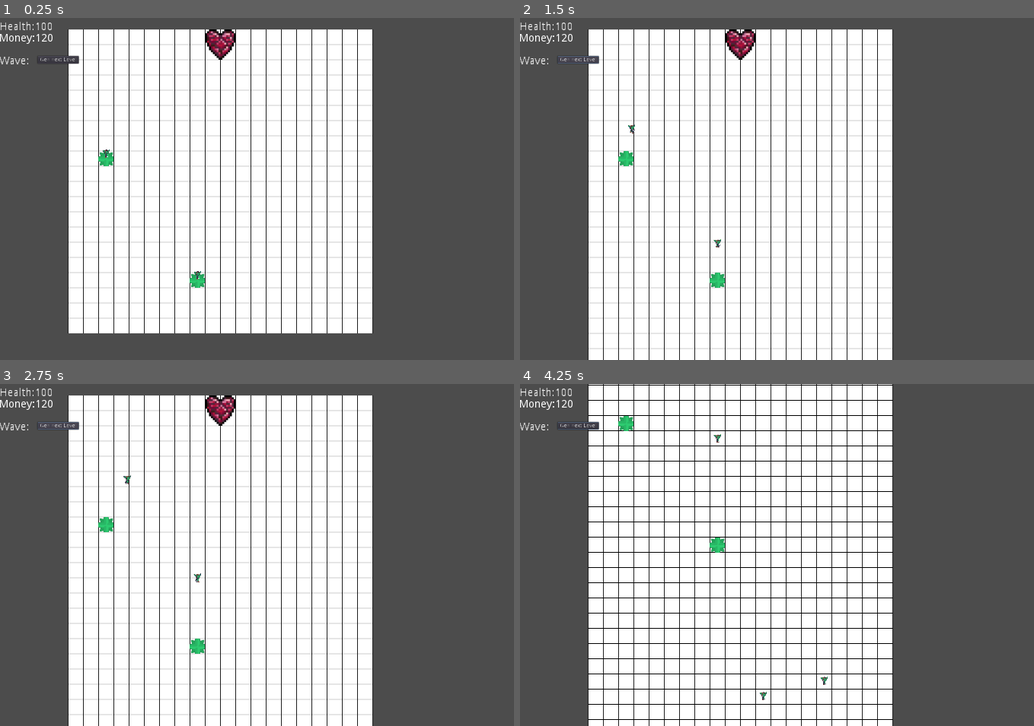
Above: before the commit, frames 1-4 (two rows, left to right).
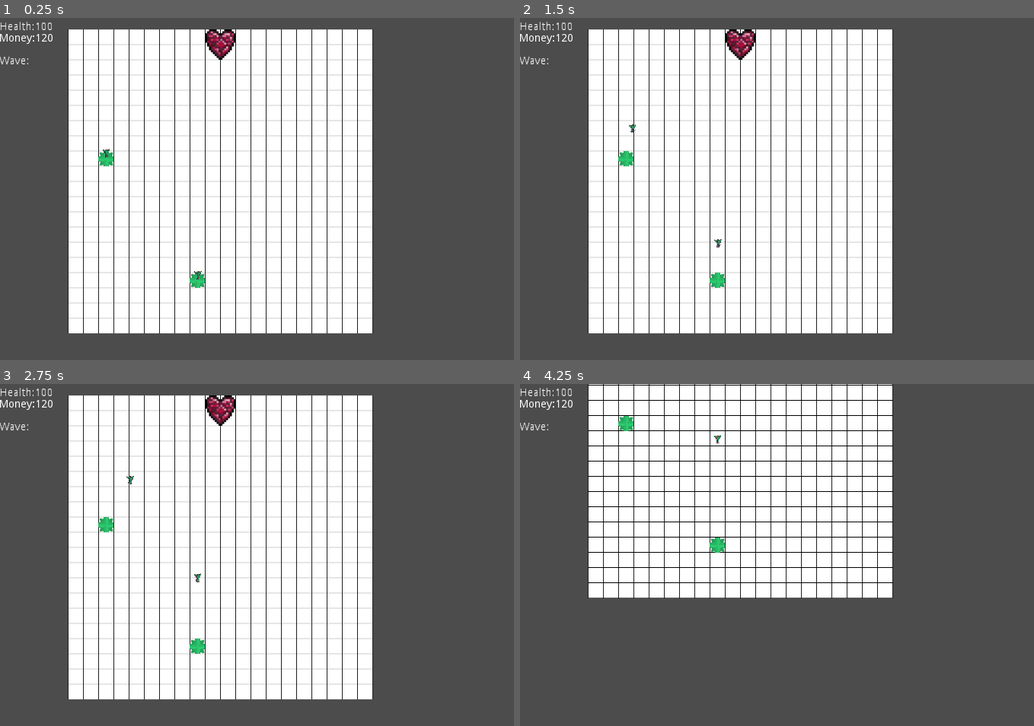
Above: after the commit, the same moments.

Repository: Mynijo/DeepMines
Game: Godot game, scene res://terrain/map.tscn
The game is run twice, just before and just after one commit, with the same random seed, the same clock (stepped at 60 frames per second) and the same inputs.
Inputs (mouse positions are in pixels of both pictures, inside the frame that each line leads up to):
- Up to frame 1 (0.25 s): no input
- Up to frame 2 (1.5 s): click (576, 59) at 0.5 s, where only the run before the commit has a clickable "Gen next Level"; click (576, 59) at 1.25 s, where only the run before the commit has a clickable "Gen next Level"
- Up to frame 3 (2.75 s): click (56, 425) at 2 s, where only the run before the commit has a clickable "Gen next Level"
- Up to frame 4 (4.25 s): move the mouse to (823, 401) at 2.77 s; click (823, 401) at 2.92 s; move the mouse to (823, 705) at 3.52 s; click (823, 705) at 3.67 s

The runs differ from the first frame. In frame 1, 0.1% of the frame differs, in the area x 7-40%, y 10-77%; in frame 2, 4.8%; in frame 3, 4.8%; in frame 4, 22%, in the area x 7-73%, y 10-100%.

Commit message:
Added new Buttons for map gen

Diff:
--- a/enemy/enemy.gd
+++ b/enemy/enemy.gd
@@ -85,6 +85,7 @@
 func kill():
 	dead = true
 	spawner.remove_enemy(self)
+	map.remove_enemy(self)
 	queue_free()
 
 func _physics_process(delta):
@@ -143,7 +144,8 @@
 		var cor = Vector2(point.x, point.y)
 		if level_cor != Vector2(0,0):
 			pass
-		way_points.append(map.get_pos_on_map_mid(cor, level_cor))
+		var random_offset = Vector2(rand_range(-3,3), rand_range(-3,3))
+		way_points.append(map.get_pos_on_map_mid(cor, level_cor) + random_offset)
 
 
 
--- a/player/player.gd
+++ b/player/player.gd
@@ -64,7 +64,3 @@
 
 func _on_Area2D2Right_mouse_exited():
 	velocity += Vector2(-1, 0)
-
-
-func _on_Gen_Next_Level_pressed():
-	map.gen_next_level()
--- a/player/player.tscn
+++ b/player/player.tscn
@@ -82,16 +82,6 @@
 [node name="CollisionShapeRigth" type="CollisionShape2D" parent="Camera/Area2D2Right"]
 position = Vector2( 1550, 0 )
 shape = SubResource( 3 )
-
-[node name="Gen_Next_Level" type="Button" parent="."]
-margin_left = 100.0
-margin_top = 100.0
-margin_right = 208.0
-margin_bottom = 120.0
-text = "Gen next Level"
-__meta__ = {
-"_edit_use_anchors_": false
-}
 [connection signal="mouse_entered" from="Camera/Area2DTop" to="." method="_on_Area2DTop_mouse_entered"]
 [connection signal="mouse_exited" from="Camera/Area2DTop" to="." method="_on_Area2DTop_mouse_exited"]
 [connection signal="mouse_entered" from="Camera/Area2DBottom" to="." method="_on_Area2DBottom_mouse_entered"]
@@ -100,4 +90,3 @@
 [connection signal="mouse_exited" from="Camera/Area2DLeft" to="." method="_on_Area2DLeft_mouse_exited"]
 [connection signal="mouse_entered" from="Camera/Area2D2Right" to="." method="_on_Area2D2Right_mouse_entered"]
 [connection signal="mouse_exited" from="Camera/Area2D2Right" to="." method="_on_Area2D2Right_mouse_exited"]
-[connection signal="pressed" from="Gen_Next_Level" to="." method="_on_Gen_Next_Level_pressed"]
--- a/terrain/map.gd
+++ b/terrain/map.gd
@@ -11,7 +11,16 @@
 var heart
 var astar
 
+
 var levels = []
+
+enum e_GAMESTATE{
+	none,
+	build_phase,
+	battel_phase
+}
+
+var game_stat = e_GAMESTATE.none
 
 func _init():
 	pass
@@ -27,7 +36,15 @@
 		heart = load("res://buildings/player_buildings/Dungeon_Heart.tscn").instance()
 		add_building(heart, Vector2(9,0),  Vector2(0,0))
 
-
+func change_game_state(var _new_stat):
+	if game_stat == _new_stat:
+		return
+	game_stat = _new_stat
+	match game_stat:
+		e_GAMESTATE.battel_phase:
+			hide_gen_buttons()
+		e_GAMESTATE.build_phase:
+			show_gen_buttons()
 
 func fill_blocks(_level_cor):
 	var dirt_block = load("res://terrain/blocks/Dirt.tscn")
@@ -45,6 +62,7 @@
 			block_inst.global_position = get_pos_on_map_mid(Vector2(x,y), _level_cor)
 
 
+
 func get_map_size():
 	return Vector2(width, height)
 
@@ -80,6 +98,13 @@
 func _on_Spawn_Enemy(_Enemy, _pos, _cor, _level_cor):
 	$enemys.add_child(_Enemy)
 	_Enemy.spawn(_pos, _cor, _level_cor)
+	change_game_state(e_GAMESTATE.battel_phase)
+
+func remove_enemy(_enemy):
+	$enemys.remove_child(_enemy)
+	if $enemys.get_child_count() == 0:
+		change_game_state(e_GAMESTATE.build_phase)
+
 
 func _on_Spawn_Building(_building, _cor, _level_cor):
 	add_building(_building, _cor, _level_cor)
@@ -199,12 +224,6 @@
 			return i
 	return -1
 
-func gen_next_level():
-	var next_level = levels.back() + Vector2(0,1)
-	gen_level(next_level)
-	fill_blocks(next_level)
-	add_level_to_astar(next_level)
-
 func gen_level(_level_cor):
 	if _level_cor == Vector2(0,0):
 		add_heart()
@@ -245,3 +264,56 @@
 	add_building(base2, rand_pos, _level_cor)
 	base2.spawn_enemys(0)
 	base2.add_spawn_on_kill(tf.instance())
+
+func show_gen_buttons():
+	var new_level
+	new_level = levels.back() + Vector2(-1,0)
+	if levels.find(new_level) == -1:
+		var pos =  get_pos_on_map_mid(Vector2(0,int((map_size.y -1) / 2)), levels.back())
+		$Buttons/Gen_Level_Left.set_global_position(pos)
+		$Buttons/Gen_Level_Left.disabled = false
+		$Buttons/Gen_Level_Left.visible = true
+
+	new_level = levels.back() + Vector2(0,1)
+	if levels.find(new_level) == -1:
+		var pos =  get_pos_on_map_mid(Vector2(int((map_size.x -1) / 2),int((map_size.y -1))), levels.back())
+		$Buttons/Gen_Level_Down.set_global_position(pos)
+		$Buttons/Gen_Level_Down.disabled = false
+		$Buttons/Gen_Level_Down.visible = true
+
+	new_level = levels.back() + Vector2(1,0)
+	if levels.find(new_level) == -1:
+		var pos =  get_pos_on_map_mid(Vector2(map_size.x -1,int((map_size.y -1) / 2)), levels.back())
+		$Buttons/Gen_Level_Right.set_global_position(pos)
+		$Buttons/Gen_Level_Right.disabled = false
+		$Buttons/Gen_Level_Right.visible = true
+
+
+func hide_gen_buttons():
+	$Buttons/Gen_Level_Left.disabled = true
+	$Buttons/Gen_Level_Left.visible = false
+	$Buttons/Gen_Level_Down.disabled = true
+	$Buttons/Gen_Level_Down.visible = false
+	$Buttons/Gen_Level_Right.disabled = true
+	$Buttons/Gen_Level_Right.visible = false
+
+
+func _on_Gen_Level_Left_pressed():
+	var next_level = levels.back() + Vector2(-1,0)
+	gen_level(next_level)
+	fill_blocks(next_level)
+	add_level_to_astar(next_level)
+
+
+func _on_Gen_Level_Down_pressed():
+	var next_level = levels.back() + Vector2(0,1)
+	gen_level(next_level)
+	fill_blocks(next_level)
+	add_level_to_astar(next_level)
+
+
+func _on_Gen_Level_Right_pressed():
+	var next_level = levels.back() + Vector2(1,0)
+	gen_level(next_level)
+	fill_blocks(next_level)
+	add_level_to_astar(next_level)
--- a/terrain/map.tscn
+++ b/terrain/map.tscn
@@ -16,3 +16,34 @@
 [node name="NodesTemp" type="Node" parent="."]
 
 [node name="enemys" type="Node" parent="."]
+
+[node name="Buttons" type="Node" parent="."]
+
+[node name="Gen_Level_Left" type="Button" parent="Buttons"]
+margin_right = 12.0
+margin_bottom = 20.0
+text = "Gen Left"
+__meta__ = {
+"_edit_use_anchors_": false
+}
+
+[node name="Gen_Level_Down" type="Button" parent="Buttons"]
+margin_right = 12.0
+margin_bottom = 20.0
+text = "Gen Down"
+__meta__ = {
+"_edit_use_anchors_": false
+}
+
+[node name="Gen_Level_Right" type="Button" parent="Buttons"]
+margin_right = 12.0
+margin_bottom = 20.0
+text = "Gen Right"
+__meta__ = {
+"_edit_use_anchors_": false
+}
+[connection signal="pressed" from="Buttons/Gen_Level_Left" to="." method="_on_Gen_Level_Left_pressed"]
+[connection signal="pressed" from="Buttons/Gen_Level_Down" to="." method="_on_Gen_Level_Down_pressed"]
+[connection signal="pressed" from="Buttons/Gen_Level_Right" to="." method="_on_Gen_Level_Right_pressed"]
+
+[editable path="Player"]
